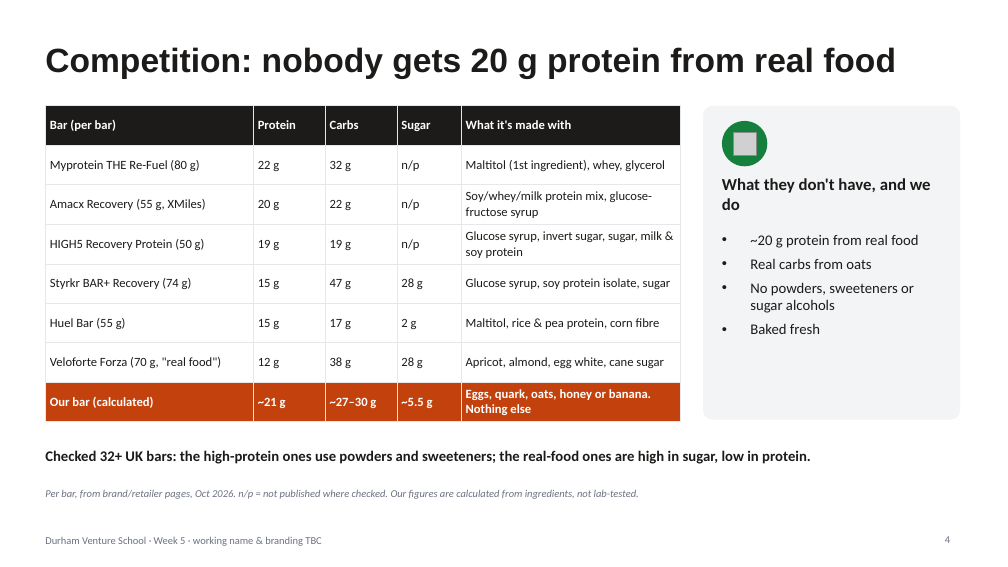
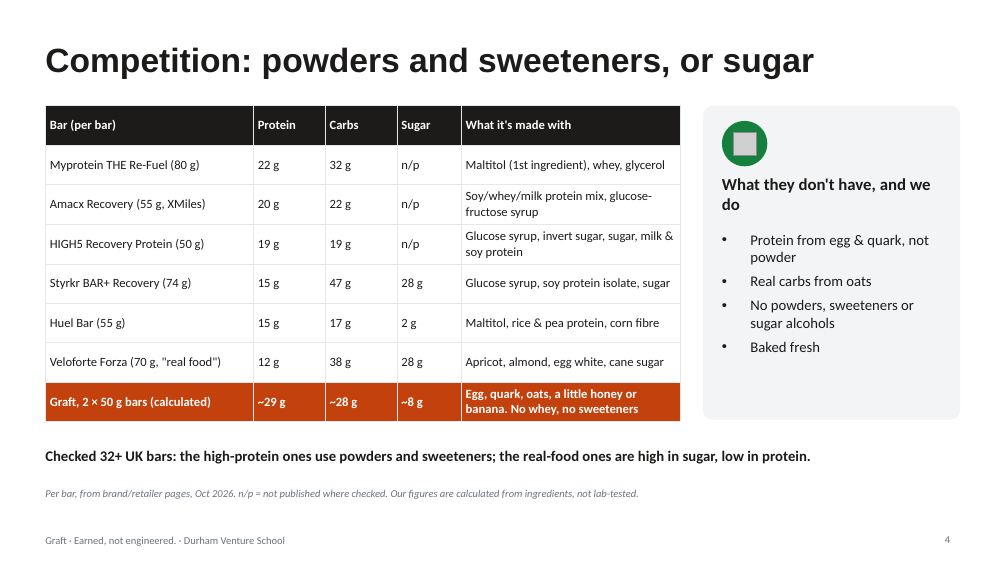
Before and after one commit to ewanh2005-alt/Ewan, a slide deck: slide 4 of 09-pitch/pitch-deck.pptx. Drawn at 1008x567 pixels with LibreOffice and Linux fonts; fonts in the diff are those of the drawing; grey boxes stand for pictures. Boxes give left, top, right and bottom in pixels: in the first picture for what was removed or moved away, otherwise in the second. Text is boxed around its words. In the diff, an @@ line names an element or a change of style, - is before the commit and + after.

```diff
--- a/09-pitch/pitch-deck.pptx
+++ b/09-pitch/pitch-deck.pptx
@@ title at <box>45,47,814,79</box>: text changed @@
-Competition: nobody gets 20 g protein from real food
+Competition: powders and sweeteners, or sugar
@@ table at <box>45,106,681,419</box> @@
-row 8: Our bar (calculated) | ~21 g | ~27–30 g | ~5.5 g | Eggs, quark, oats, honey or banana. Nothing else
+row 8: Graft, 2 × 50 g bars (calculated) | ~29 g | ~28 g | ~8 g | Egg, quark, oats, a little honey or banana. No whey, no sweeteners
@@ text at <box>750,234,929,265</box>: text changed @@
-• ~20 g protein from real food
+• Protein from egg & quark, not powder
@@ text at <box>45,537,285,546</box>: text changed @@
-Durham Venture School · Week 5 · working name & branding TBC
+Graft · Earned, not engineered. · Durham Venture School
```
Also in this commit, not shown: 4 other slides changed, 3 other files.
